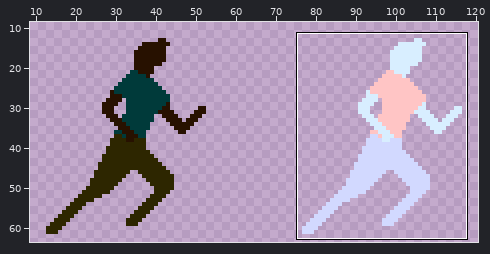
A sprite sheet gets an edit: gdx-game-android/assets/hero-running-spritesheet.png. Above, an overview of the earlier version with the close-up marked.
Close-up. Before the edit:
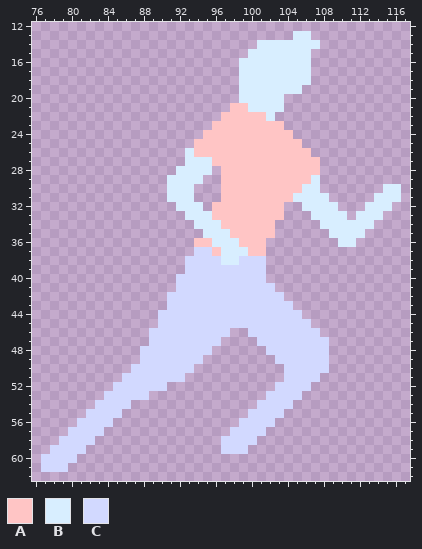
The file is 128x64 pixels. Shown: x 76..117, y 12..62. The wide view leaves out empty margins. The commit also changed other parts of the picture, which this record leaves out.
Palette (. is transparent): A #ffc5c5  B #d8eeff  C #d2d9ff
Pixels before, first column x 77:
13 ............................BB..........
14 ........................BBBBBBB.........
15 .......................BBBBBBB..........
16 ......................BBBBBBBB..........
17 ......................BBBBBBBB..........
18 ......................BBBBBBBB..........
19 ......................BBBBBBB...........
20 ......................BBBBB.............
21 .....................AABBBB.............
22 ....................AAAAAB..............
23 ...................AAAAAAAA.............
24 ..................AAAAAAAAAA............
25 .................AAAAAAAAAAAA...........
26 ................BAAAAAAAAAAAAA..........
27 ................BBBAAAAAAAAAAAA.........
28 ...............BBBB.AAAAAAAAAAA.........
29 ..............BBBB..AAAAAAAAAAB.........
30 ..............BBB...AAAAAAAAABB.......BB
31 ..............BBB...AAAAAAAABBBB.....BBB
32 ...............BBB.AAAAAAAA..BBBB...BBB.
33 ................BBBAAAAAAAA...BBBB.BBB..
34 .................BBBAAAAAA.....BBBBBB...
35 ..................BBBAAAAA......BBBB....
36 .................AABBBAAA........BB.....
37 .................CCABBBAA...............
38 ................CCCCBBCCC...............
39 ................CCCCCCCCC...............
40 ...............CCCCCCCCCC...............
41 ...............CCCCCCCCCCC..............
42 ..............CCCCCCCCCCCCC.............
43 ..............CCCCCCCCCCCCCC............
44 .............CCCCCCCCCCCCCCCC...........
45 .............CCCCCCCCCCCCCCCCC..........
46 ............CCCCCCCCC..CCCCCCCC.........
47 ............CCCCCCCC....CCCCCCCC........
48 ...........CCCCCCCC......CCCCCCC........
49 ...........CCCCCCC........CCCCCC........
50 ..........CCCCCCC..........CCCCC........
51 .........CCCCCCC...........CCCC.........
52 ........CCCCCC............CCCC..........
53 .......CCCCC.............CCCC...........
54 ......CCCC..............CCCC............
55 .....CCCC..............CCCC.............
56 ....CCCC..............CCCC..............
57 ...CCCC..............CCCC...............
58 ..CCCC..............CCCC................
59 .CCCC...............CCC.................
60 CCCC....................................
61 CCC.....................................
New version:
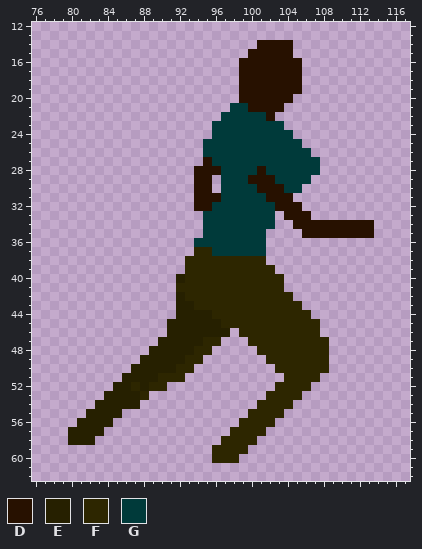
Colours new in this view: D #271100  E #262000  F #2d2600  G #003a3a
Edits made:
Changed rows in their new state; - is an unchanged pixel.
first column x 77:
13 ----------------------------..----------
14 ------------------------DDDD...---------
15 -----------------------DDDDD..----------
16 ----------------------DDDDDDD.----------
17 ----------------------DDDDDDD.----------
18 ----------------------DDDDDDD.----------
19 ----------------------DDDDDDD-----------
20 ----------------------DDDDDD------------
21 ---------------------GGDDDD-------------
22 --------------------GGGGGD--------------
23 -------------------GGGGGGGG-------------
24 ------------------.GGGGGGGGG------------
25 -----------------.GGGGGGGGGGG-----------
26 ----------------..GGGGGGGGGGGG----------
27 ----------------..DGGGGGGGGGGGG---------
28 ---------------..DDDGGGGDGGGGGG---------
29 --------------...DD-GGGDDDGGGG.---------
30 --------------...DD-GGGGDDDGG..-------..
31 --------------...DDDGGGGGDDD....-----...
32 ---------------..DDGGGGGGGDDD....---...-
33 ----------------..GGGGGGGG.DDD....-...--
34 -----------------.GGGGGGGG--DDDDDDDDD---
35 ------------------GGGGGGG.---DDDDDDDD---
36 -----------------GGGGGGGG--------..-----
37 -----------------FFGGGGGG---------------
38 ----------------FFFFFFFFF---------------
39 ----------------FFFFFFFFFF--------------
40 ---------------EFFFFFFFFFFF-------------
41 ---------------FFFFFFFFFFFF-------------
42 --------------.EFFFFFFFFFFFF------------
43 --------------.EEFFFFFFFFFFFF-----------
44 -------------..EEEEFFFFFFFFFFF----------
45 -------------.EEEEEEFFFFFFFFFFF---------
46 ------------..EEEEEEE-FFFFFFFFF---------
47 ------------.EEEEEFF---FFFFFFFFF--------
48 -----------.EEEEEFF-----FFFFFFFF--------
49 -----------EEEEEFF-------FFFFFFF--------
50 ----------EEEEEFF---------FFFFFF--------
51 ---------EEEEFFF-----------FFFF---------
52 --------EEFEFF------------FFFF----------
53 -------EEEEF-------------FFFF-----------
54 ------EEEEE-------------FFFF------------
55 -----EEEE--------------FFFF-------------
56 ----EEEE--------------FFFF--------------
57 ---EEEE--------------FFFF---------------
58 --.EEE--------------FFFF----------------
59 -....--------------FFFF-----------------
60 ....---------------FFF------------------
61 ...-------------------------------------
Changed places in both close-ups, as pixel boxes (x1, y1, x2, y2):
changed: (41, 31, 401, 472)
